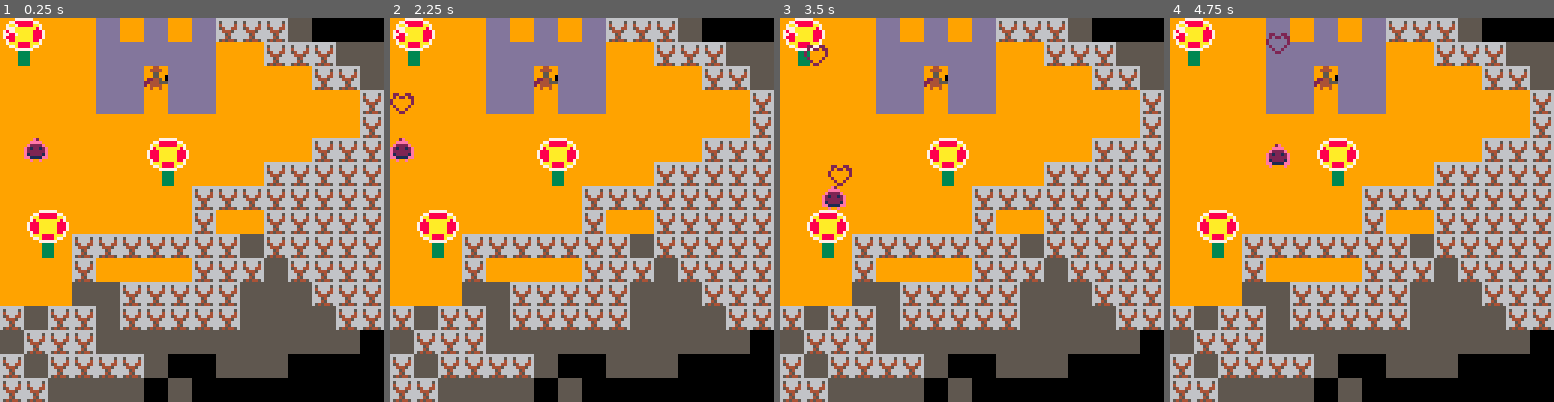
Above: before the commit, frames 1-4 (left to right).
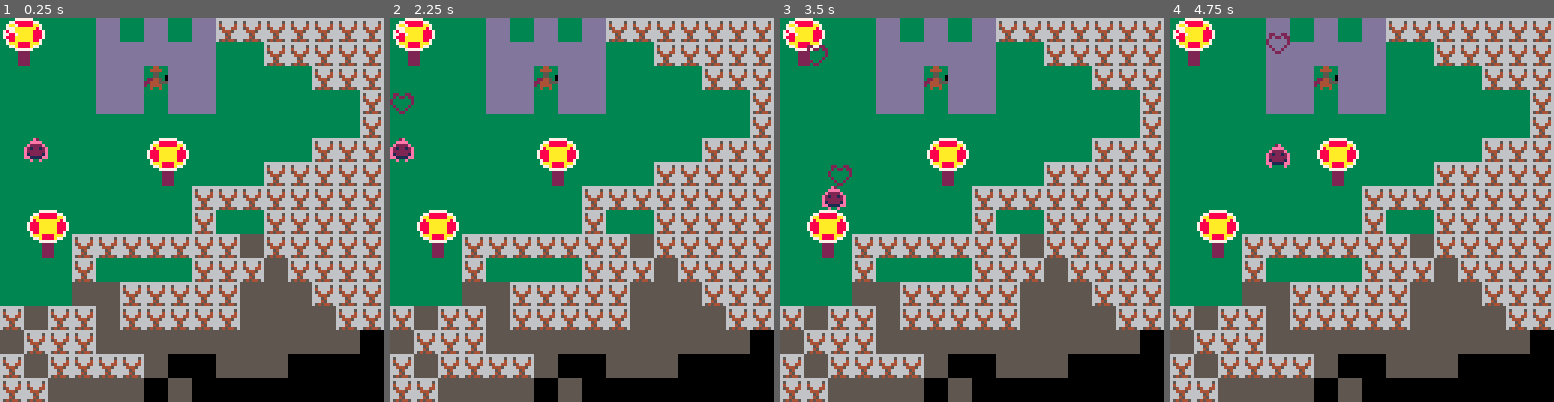
Above: after the commit, the same moments.

Repository: adatechschool/projet-collectif-pico-8-sabri-mame-neis
Game: PICO-8 cartridge untitled_1.p8
The game is run twice, just before and just after one commit, with the same random seed, the same clock (stepped at 60 frames per second) and the same inputs.
Inputs:
- Up to frame 1 (0.25 s): no input
- Up to frame 2 (2.25 s): tap X (X key) at 1.07, 2.07 s; hold Left from 1.97 s (still down)
- Up to frame 3 (3.5 s): release Left at 2.37 s; tap X (X key) every 0.33 s from 2.4 to 3.4 s; hold Down 2.42-2.82 s; hold Right from 2.87 s (still down)
- Up to frame 4 (4.75 s): release Right at 3.53 s; hold Up 3.58-4.08 s; tap X (X key) every 0.33 s from 3.73 to 4.73 s; hold Right 4.13-4.53 s; hold Down from 4.58 s (still down)

The runs differ from the first frame. In frame 1, 40% of the frame differs, in the area x 0-100%, y 0-75%; in frame 2, 40%; in frame 3, 39%; in frame 4, 40%.

Commit message:
modif map

Diff:
--- a/untitled_1.p8
+++ b/untitled_1.p8
@@ -411,23 +411,23 @@
 0000000000000001010101000000010101000001010100000101000000000101040002000000000000000000000000000000000000000000000000000000000000000000000000000000000000000000000000000000000000000000000000000000000000000000000000000000000000000000000000000000000000000000
 0000000000000000000000000000000000000000000000000000000000000000000000000000000000000000000000000000000000000000000000000000000000000000000000000000000000000000000000000000000000000000000000000000000000000000000000000000000000000000000000000000000000000000
 __map__
-080905050a050a050a0707070304040404040404040404040404040404040404070303030303030303030303030303070307030303030303030303030303030303070707050505050505050505050505050505050505050505050505050505050505050505050505050505050505050505050505050505050505050505050505
-181905050a0a0a0a0a0505070707030307070707070707070707070707070707070303030303030303030303030303030307030303030314030303030303030303070707050505050505050505050505050505050505050505050505050505050505050505050505050505050505050505050505050505050505050505050505
-050505050a0a0b0a0a050505050707030707070404040404040404040407070707030303030303040e0f0f03030303070307030303030303030303030303030303070707050505050505050505050505050505050505050505050505050505050505050505050505050505050505050505050505050505050505050505050505
-050505050a0a050a0a050505050505070707040404040404040404040404070707030303030303041e1f1f03030303070307031403151515151503031403030303070707050505050505050505050505050505050505050505050505050505050505050505050505050505050505050505050505050505050505050505050505
-0505050505050505050505050505050707040404040404040404040404040407070303030303030403030303030303070307030303150404041503030303030303070707050505050505050505050505050505050505050505050505050505050505050505050505050505050505050505050505050505050505050505050505
-0505050505050809050505050507070704040404040404040404040404040404070303030303030403101003030303070303030315150404041503030303030307070707050505050505050505050505050505050505050505050505050505050505050505050505050505050505050505050505050505050505050505050505
-0505050505051819050505070707070704040404040404040404040404040404070303030303030303030303030303070303030320040413041503030303030303050505050505050505050505050505050505050505050505050505050505050505050505050505050505050505050505050505050505050505050505050505
-0505050505050505070707070707070704040404040403040404040404040707070303030303030303030303030303070303030315150404041503030303070707070707070705050505050505050505050505050505050505050505050505050505050505050505050505050505050505050505050505050505050505050505
-0508090505050505070505070707070704040404040303030404040404040404040303030303030303030303220303070303030303150404041503030307070707070707070707050505050505050505050505050505050505050505050505050505050505050505050505050505050505050505050505050505050505050505
-051819070707070707070307070707070404040403030d030304040407070707070303030303030303030303030303070307031403151515151503140307070707070707070707070505050505050505050505050505050505050505050505050505050505050505050505050505050505050505050505050505050505050505
-0505050705050505070707030707070704040404040303030404040707040404070303030303030303030303030303070307030303030303030303030307070707070707070707070705050505050505050505050505050505050505050505050505050505050505050505050505050505050505050505050505050505050505
-0505050303070707070703030307070704040404040403040404070704040404070303030303030303030303030303070307030303030303030303030303070307070705050505050505050505050505050505050505050505050505050505050505050505050505050505050505050505050505050505050505050505050505
-0703070703070707070703030303070704040404040404040407070404040404070303030303030303030303030303070307030303030303030303030303070303030505050505050505050505050505050505050505050505050505050505050505050505050505050505050505050505050505050505050505050505050505
-0307070703030303030303030303030404040404040404040707040404040404070303030303030303030303030303070307030303030314030303030303070303030505050505050505050505050505050505050505050505050505050505050505050505050505050505050505050505050505050505050505050505050505
-0703070707070304040303030404040404040404040407070704040404040404070303030303030303030303030303070307030303030303030303030303070303030505050505050505050505050505050505050505050505050505050505050505050505050505050505050505050505050505050505050505050505050505
-0707030303030403040404040404040404040404040407040404040404040404070303030303030303030303030303070307030303030303030303030303030303030505050505050505050505050505050505050505050505050505050505050505050505050505050505050505050505050505050505050505050505050505
-0505050505050505050505050505050505050505050505050505050505050505050505050505050505050505050505050507070707070707070707070707070303030505050505050505050505050505050505050505050505050505050505050505050505050505050505050505050505050505050505050505050505050505
+080925250a250a250a0707070707070707070707070707070707070707070707070303030303030303030303030303070307030303030303030303030303030303070707242424242424242424242424050505050505050505050505050505050505050505050505050505050505050505050505050505050505050505050505
+181925250a0a0a0a0a2525070707070707070707070707070707070707070707070303030303030303030303030303030307030303030314030303030303030303070707242424242424242424242424050505050505050505050505050505050505050505050505050505050505050505050505050505050505050505050505
+252525250a0a0b0a0a252525250707070707070404040404040404040407070707030303030303040e0f0f03030303070307030303030303030303030303030303070707242525252525252525242424050505050505050505050505050505050505050505050505050505050505050505050505050505050505050505050505
+252525250a0a250a0a252525252525070707040404040404040404040404070707030303030303041e1f1f0303030307030703140315151515150303140303030307242425252525252c2d2525252424050505050505050505050505050505050505050505050505050505050505050505050505050505050505050505050505
+252525252525252525252525252525070704040404040404040404040404040707030303030303040303030303030307030703030315040404150303030303030307242525252525253c3d2525252524050505050505050505050505050505050505050505050505050505050505050505050505050505050505050505050505
+2525252525250809252525252507070704040404040404040404040404040404070303030303030403101003030303070303030315150404041503030303030307072425252525252526272525252524050505050505050505050505050505050505050505050505050505050505050505050505050505050505050505050505
+2525252525251819252525070707070704040404040404040404040404040404070303030303030303030303030303070303030320040413041503030303030303252525252525252536372525252524050505050505050505050505050505050505050505050505050505050505050505050505050505050505050505050505
+2525252525252525070707070707070704040404040403040404040404040407070303030303030303030303030303070303030315150404041503030303070707242525252525252528292525252524050505050505050505050505050505050505050505050505050505050505050505050505050505050505050505050505
+2508092525252525072525070707070704040404040303030404040404040404040303030303030303030303220303070703030303150404041503030307070707242525252525252538392525252524050505050505050505050505050505050505050505050505050505050505050505050505050505050505050505050505
+251819070707070707070307070707070404040403030d030304040404040407070303030303030303030303030303070707031403151515151503140307070707242425252525252528292525252524050505050505050505050505050505050505050505050505050505050505050505050505050505050505050505050505
+2525250725252525070707030707070704040404040303030404040404040707070303030303030303030303030303070707030303030303030303030307070707242425252525252538392525252524050505050505050505050505050505050505050505050505050505050505050505050505050505050505050505050505
+2525250303070707070703030307070704040404040403040404040404070707070303030303030303030303030303070707030303030303030303030303070724242425252525252528292525252524050505050505050505050505050505050505050505050505050505050505050505050505050505050505050505050505
+070307070307070707070303030307070404040404040404040404040707070707030303030303030303030303030307070703030303030303030303030307072424252525252525252a2b2525252424050505050505050505050505050505050505050505050505050505050505050505050505050505050505050505050505
+030707070303030303030303030303040404040404040404040404070707070707030303030303030303030303030307070703030303031403030303030307072424252525252525253a3b2525242424050505050505050505050505050505050505050505050505050505050505050505050505050505050505050505050505
+0703070707070304040303030404040404040404040404040404070707070707070303030303030303030303030303070707030303030303030303030303070724242525252525252525252524242424050505050505050505050505050505050505050505050505050505050505050505050505050505050505050505050505
+0707030303030403040404040404040404040404040404040407070707070707070303030303030303030303030303070707030303030303030303030303070724242424242424242424242424242424050505050505050505050505050505050505050505050505050505050505050505050505050505050505050505050505
+0505050505050505050505050505050505050505050505050505050505050505050505050505050505050505050505050507070707070707070707070707070724242424242424242424242424242424050505050505050505050505050505050505050505050505050505050505050505050505050505050505050505050505
 0505050505050505050505050505050505050505050505050505050505050505050505050505050505050505050505050507070707070707070707070707050505050505050505050505050505050505050505050505050505050505050505050505050505050505050505050505050505050505050505050505050505050505
 0505050505050505050505050505050505050505050505050505050505050505050505050505050505050505050505050505050505050505050707070707050505050505050505050505050505050505050505050505050505050505050505050505050505050505050505050505050505050505050505050505050505050505
 0505050505050505050505050505050505050505050505050505050505050505050505050505050505050505050505050505050505050505050505050505050505050505050505050505050505050505050505050505050505050505050505050505050505050505050505050505050505050505050505050505050505050505
Not shown, changed: 32 lines of the sprite sheet (__gfx__) section of untitled_1.p8
